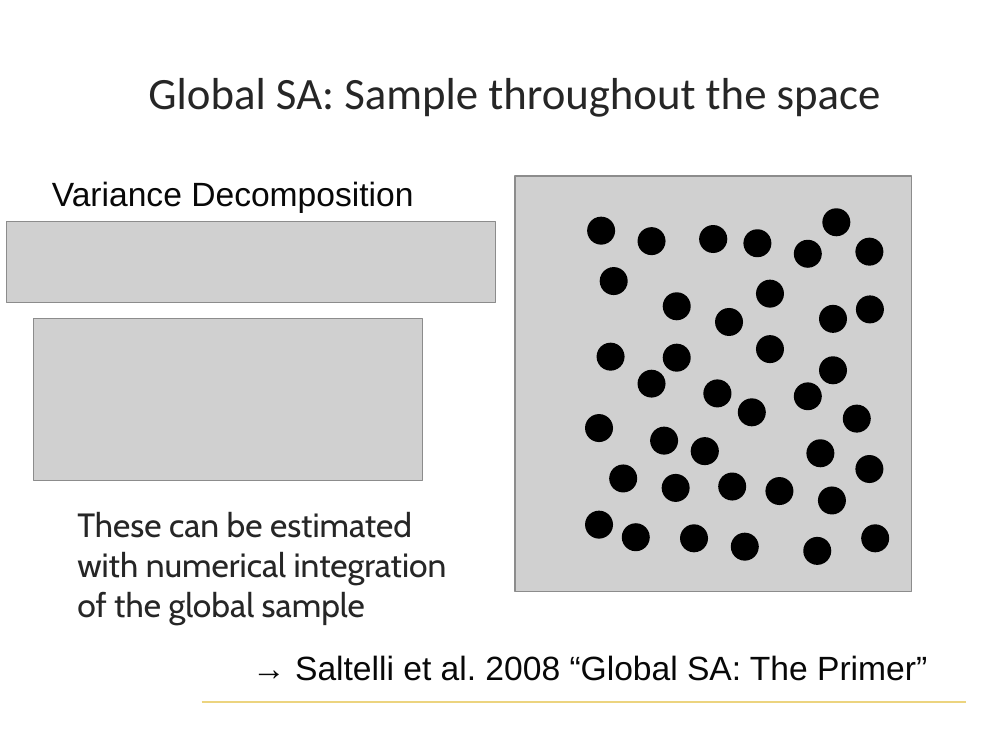
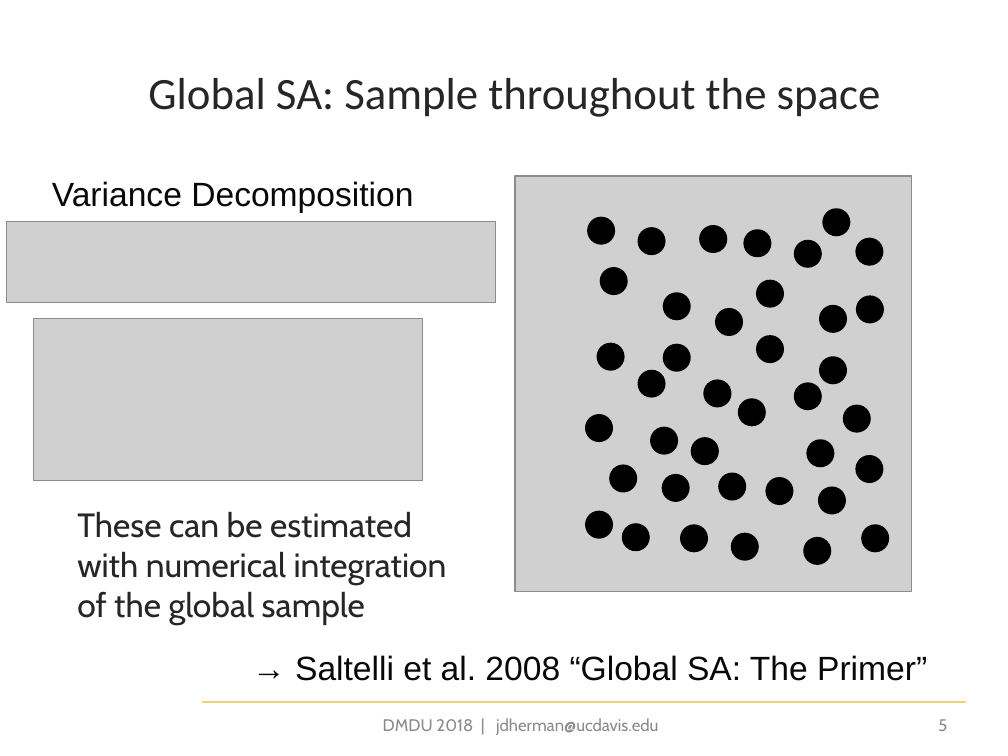
Before and after one commit to jdherman/DMDU-2018-SALib-Tutorial, a slide deck: slide 5 of herman-dmdu-SALib-tutorial.pptx. Drawn at 1008x756 pixels with LibreOffice and Linux fonts; fonts in the diff are those of the drawing; grey boxes stand for pictures; background and template pictures are left out. Boxes give left, top, right and bottom in pixels: in the first picture for what was removed or moved away, otherwise in the second. Text is boxed around its words. In the diff, an @@ line names an element or a change of style, - is before the commit and + after.

```diff
--- a/herman-dmdu-SALib-tutorial.pptx
+++ b/herman-dmdu-SALib-tutorial.pptx
@@ text added at bbox=[383, 718, 658, 735], 12 pt, text #8C8C8C @@
+DMDU 2018 | jdherman@ucdavis.edu
@@ page number added at bbox=[938, 719, 947, 731], 12 pt, text #8C8C8C @@
+5
```
Also in this commit, not shown: 12 other slides changed.
